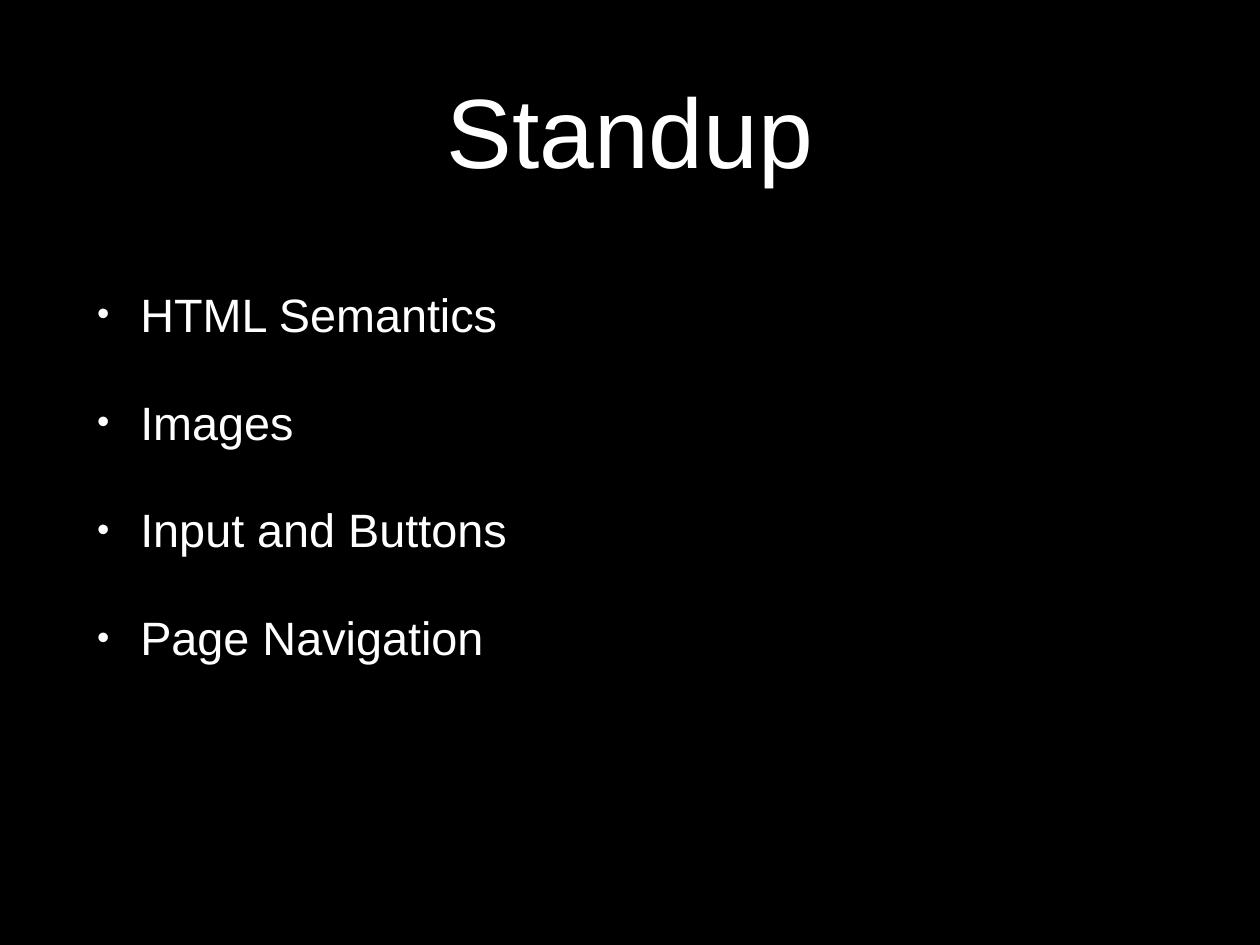
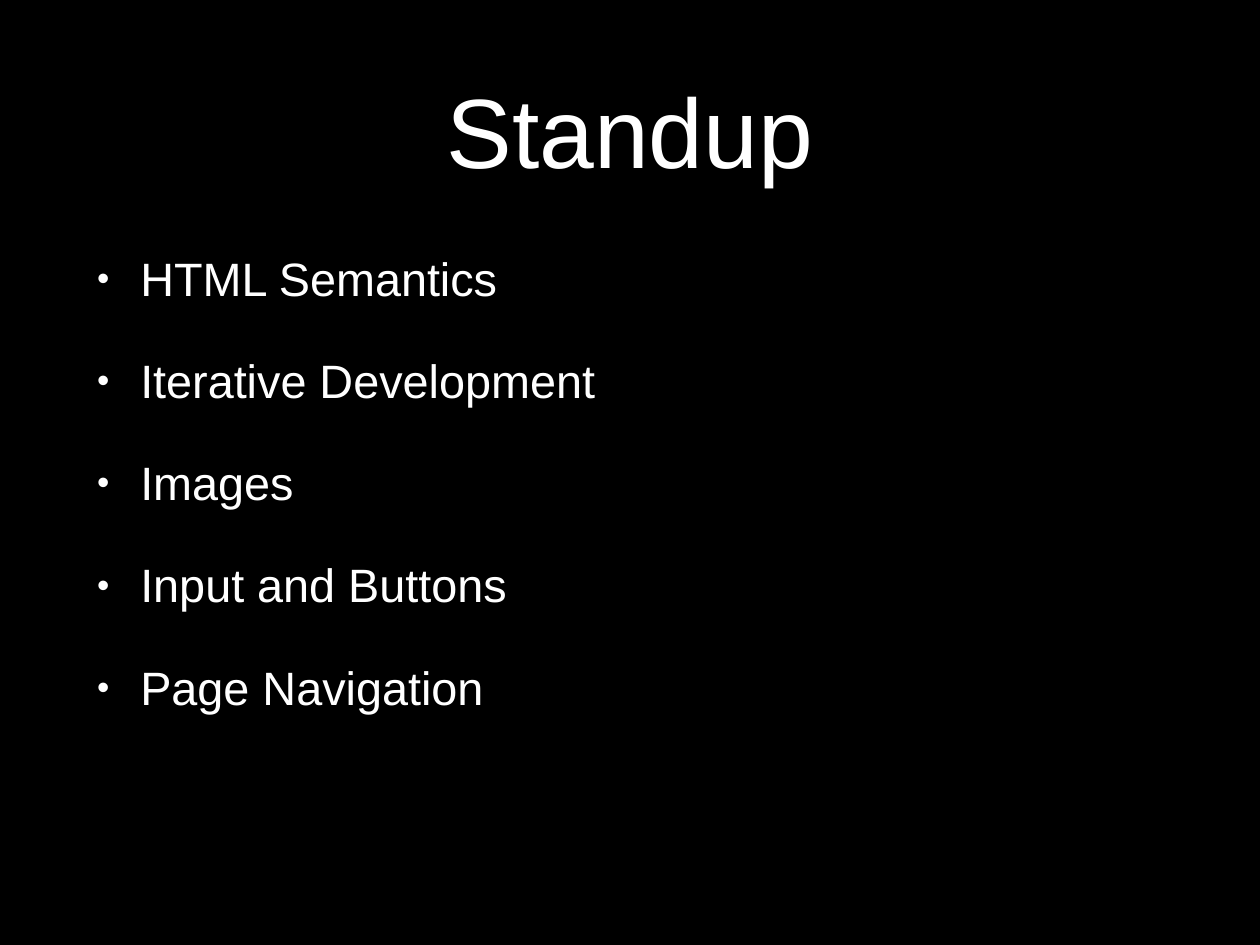
Before and after one commit to D-Code-DL/Slides, a slide deck: slide 3 of Class Presentations/Day3 JS Class.pptx. Drawn at 1260x945 pixels with LibreOffice and Linux fonts; fonts in the diff are those of the drawing. Boxes give left, top, right and bottom in pixels: in the first picture for what was removed or moved away, otherwise in the second. Text is boxed around its words. In the diff, an @@ line names an element or a change of style, - is before the commit and + after.

Commit message:
Update Standup slide

```diff
--- a/Class Presentations/Day3 JS Class.pptx
+++ b/Class Presentations/Day3 JS Class.pptx
@@ text "HTML Semantics": place and size @@
-text "HTML Semantics" at <box>140,298,507,664</box>
+text "HTML Semantics" at <box>140,262,595,714</box>
@@ text at <box>140,262,507,714</box>: line spacing 1 to 0.9 @@
@@ text at <box>140,364,595,407</box>: paragraph added @@
+• Iterative Development
```
